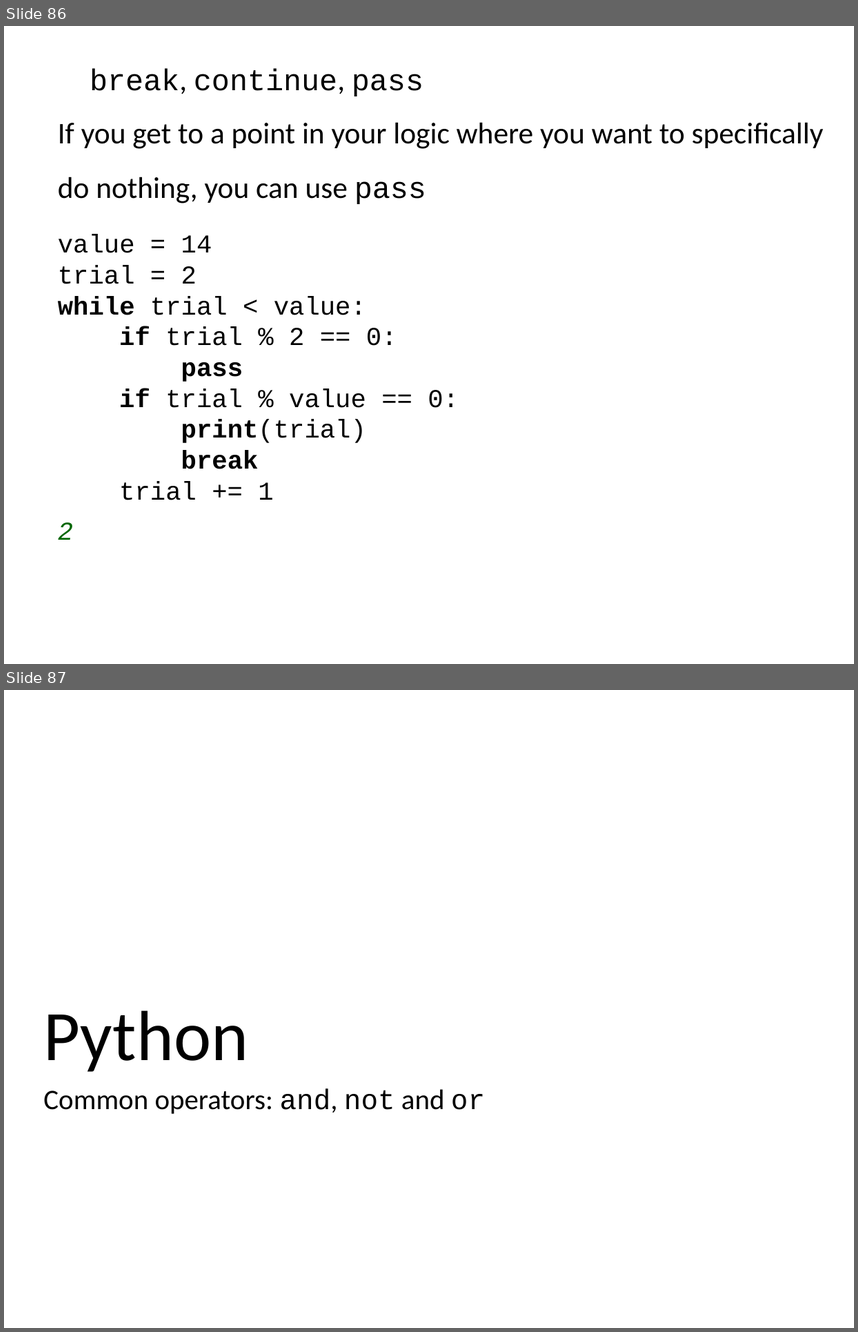
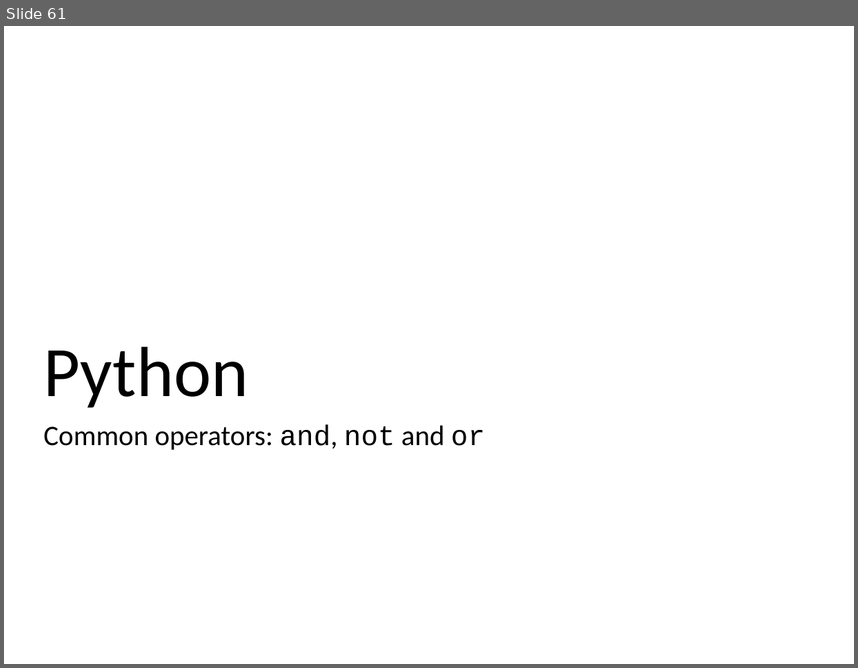
Before and after one commit to ncasuk/ncas-isc, a slide deck: python/presentations/restructured_learning_python/03_flow_and_bool_operators.pptx. Shown one above the other, each under a label of ours: slides 86 and 87 before the commit, slide 61 after it. The pictures are 858x1332 and 858x668 pixels, drawn with LibreOffice and Linux fonts; fonts in the diff are those of the drawing; background and template pictures are left out. Boxes give left, top, right and bottom in pixels: in the first picture for what was removed or moved away, otherwise in the second. Text is boxed around its words. In the diff, an @@ line names an element or a change of style, - is before the commit and + after.

```diff
--- a/python/presentations/restructured_learning_python/03_flow_and_bool_operators.pptx
+++ b/python/presentations/restructured_learning_python/03_flow_and_bool_operators.pptx
@@ slide 86 removed at (4,26,854,664), background picture (left out) @@
@@ text removed at (90,68,424,96) @@
-break, continue, pass
@@ text removed at (58,122,824,204) @@
-If you get to a point in your logic where you want to specifically
-do nothing, you can use pass
@@ text removed at (58,234,459,500) @@
-value = 14
-trial = 2
-while trial < value:
-if trial % 2 == 0:
-pass
-if trial % value == 0:
-print(trial)
-break
-trial += 1
@@ text removed at (58,522,73,539) @@
-2
@@ what was slide 87 is now slide 61 @@
```
Also in this commit, not shown: 25 other slides removed, 5 other files.
